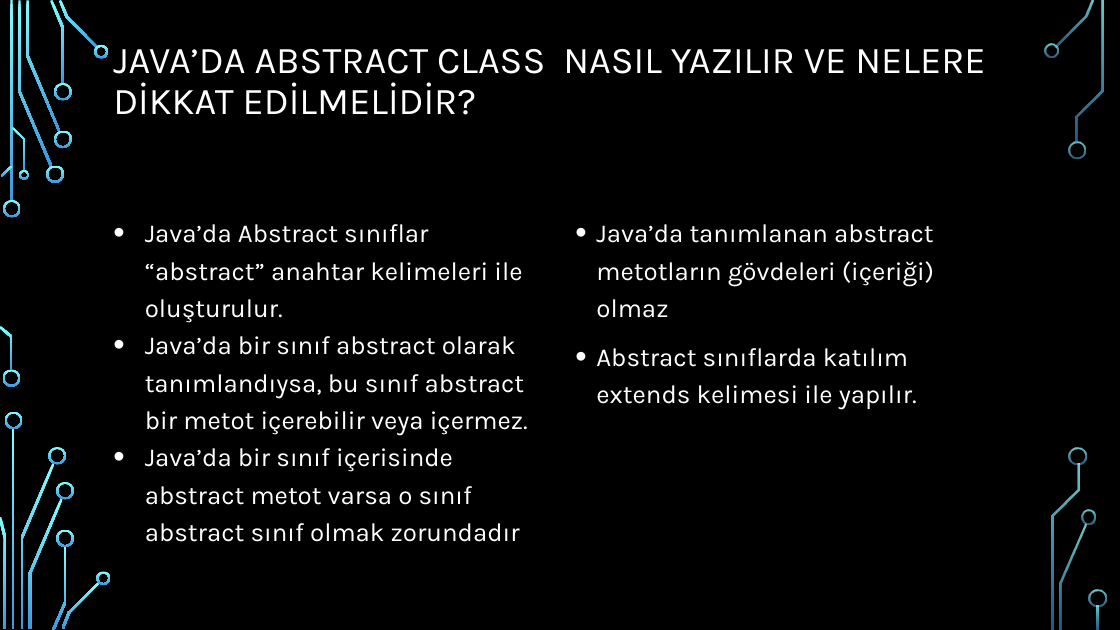
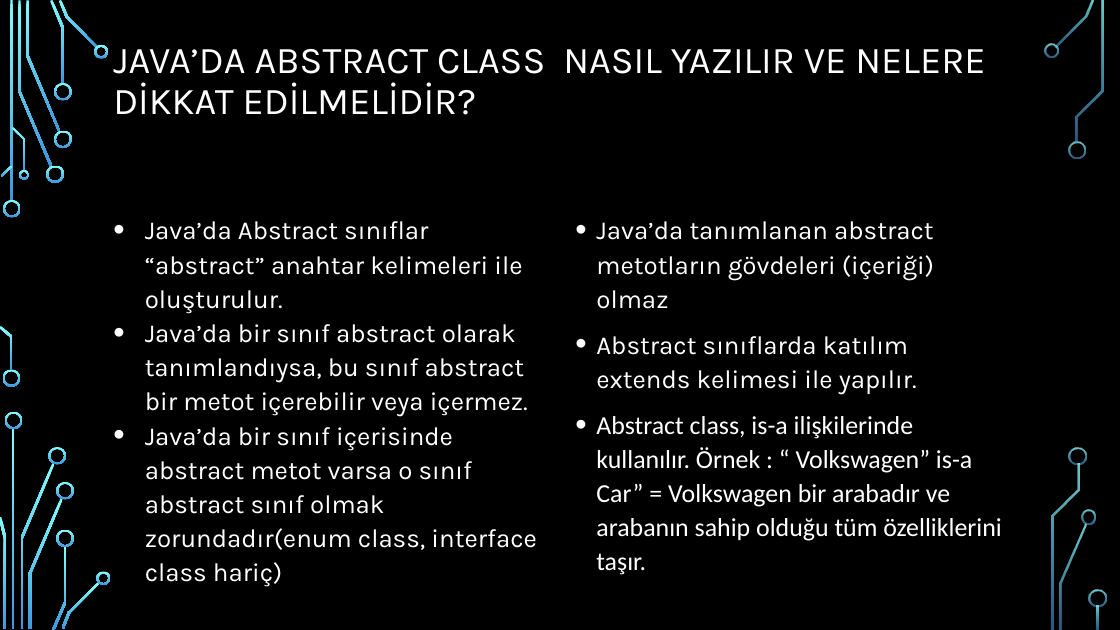
Before and after one commit to burakduman-bilgeadam/sunum, a slide deck: slide 50 of OOPPart2.pptx. Drawn at 1120x630 pixels with LibreOffice and Linux fonts; fonts in the diff are those of the drawing; background and template pictures are left out. Boxes give left, top, right and bottom in pixels: in the first picture for what was removed or moved away, otherwise in the second. Text is boxed around its words. In the diff, an @@ line names an element or a change of style, - is before the commit and + after.

```diff
--- a/OOPPart2.pptx
+++ b/OOPPart2.pptx
@@ text at [145,221,528,417]: line spacing 1.2 to 1.1 @@
@@ text at [596,221,934,395]: line spacing 1.2 to 1.1 @@
@@ text at [596,416,1002,541]: paragraph added @@
+• Abstract class, is-a ilişkilerinde kullanılır. Örnek : “ Volkswagen” is-a Car” = Volkswagen bir arabadır ve arabanın sahip olduğu tüm özelliklerini taşır.
@@ text at [145,427,536,587]: text changed @@
-• Java’da bir sınıf içerisinde abstract metot varsa o sınıf abstract sınıf olmak zorundadır
+• Java’da bir sınıf içerisinde abstract metot varsa o sınıf abstract sınıf olmak zorundadır(enum class, interface class hariç)
```
Also in this commit, not shown: 3 other slides changed, 26 slides added, 5 other files.
